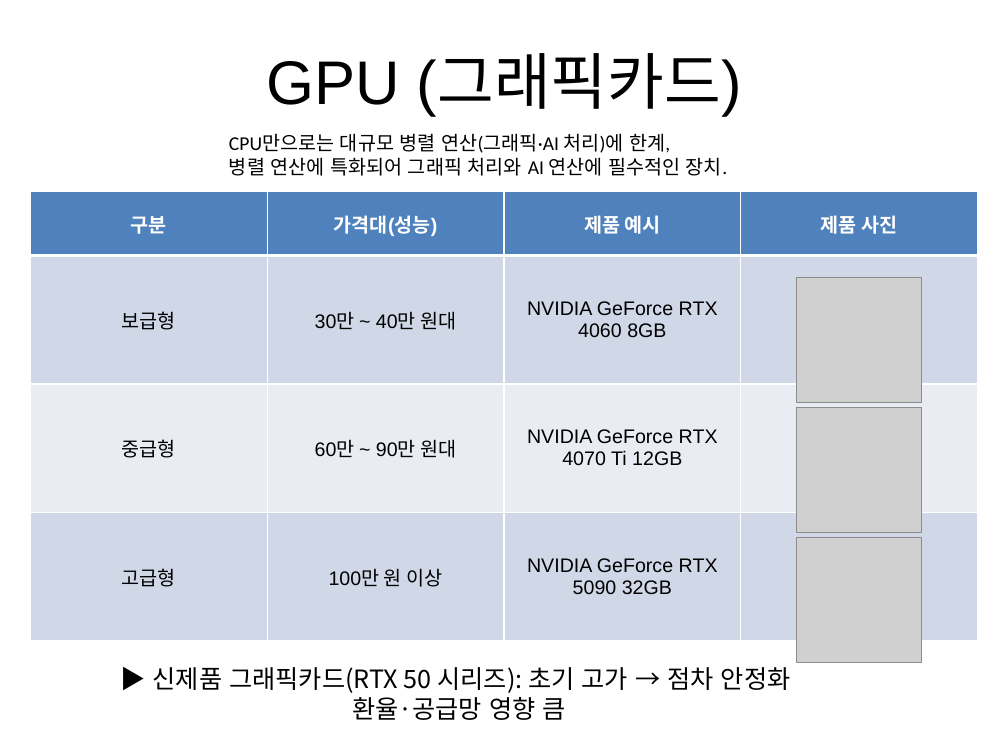
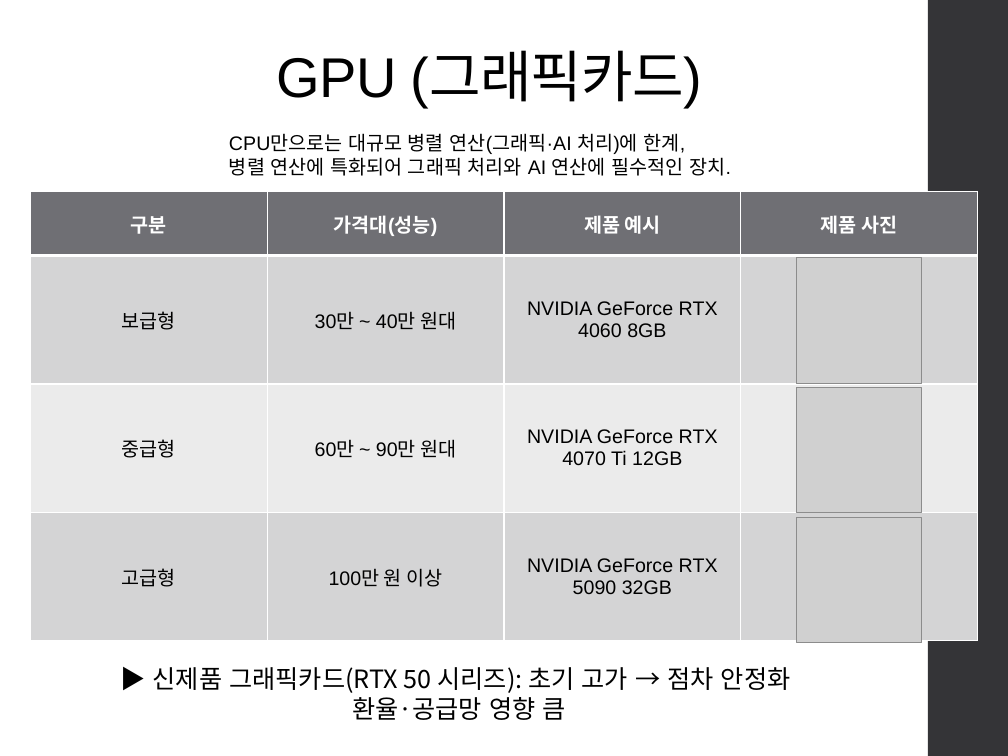
Before and after one commit to miju1234/assembly, a slide deck: slide 4 of 0918/제품가격조사.pptx. Drawn at 1008x756 pixels with LibreOffice and Linux fonts; fonts in the diff are those of the drawing; grey boxes stand for pictures. Boxes give left, top, right and bottom in pixels: in the first picture for what was removed or moved away, otherwise in the second. Text is boxed around its words. In the diff, an @@ line names an element or a change of style, - is before the commit and + after.

```diff
--- a/0918/제품가격조사.pptx
+++ b/0918/제품가격조사.pptx
@@ title "GPU (그래픽카드)": place and size @@
-title "GPU (그래픽카드)" at [266,55,742,116]
+title "GPU (그래픽카드)" at [277,53,703,107]
@@ title "GPU (그래픽카드)" at [277,53,703,107]: size 44 to 40 pt, letter spacing 0 to -0.5 pt; alignment centre to left; line spacing 1 to 0.9; vertical alignment middle to bottom @@
@@ rectangle added at [928,0,1008,756], fill #353537 @@
@@ text "CPU만으로는 대규모 병렬 연산(그래픽·AI 처리)에 ..." at [229,133,731,176]: font Calibri to Arial @@
@@ table at [30,192,978,641] @@
@@ fill #4F81BD to #6F6F74 in row 1 @@
@@ fill #D0D8E8 to #D5D5D6 in 8 cells @@
@@ fill #E9EDF4 to #EBEBEB in row 3 @@
@@ 3 pictures: place and size @@
-3 pictures at [796,277,921,662]
+3 pictures at [796,258,921,642]
```
Also in this commit, not shown: 4 other slides changed, 2 slides added, 1 slide removed.
